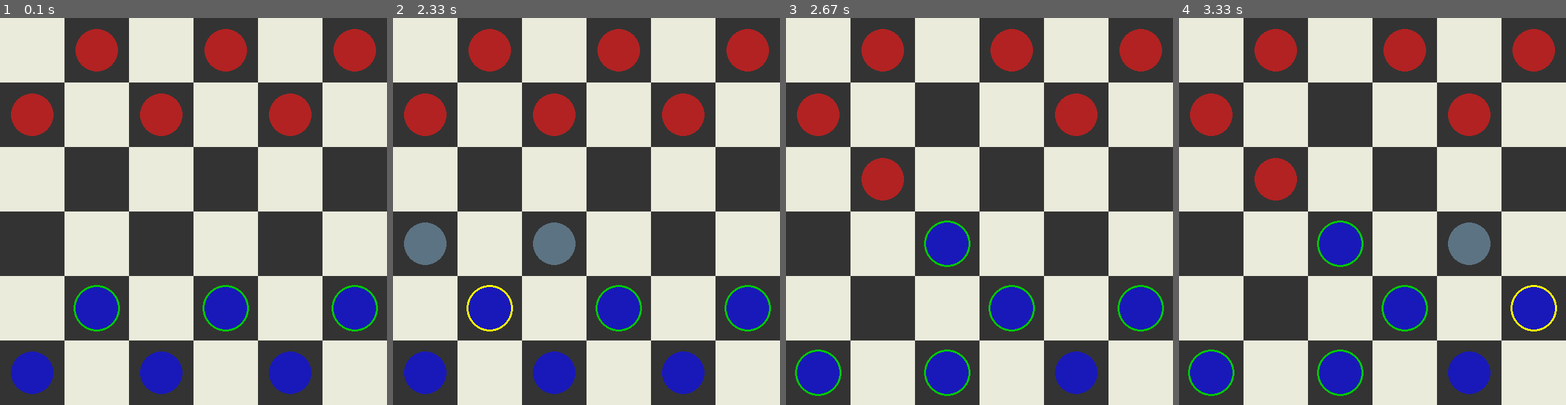
Above: before the commit, frames 1-4 (left to right).
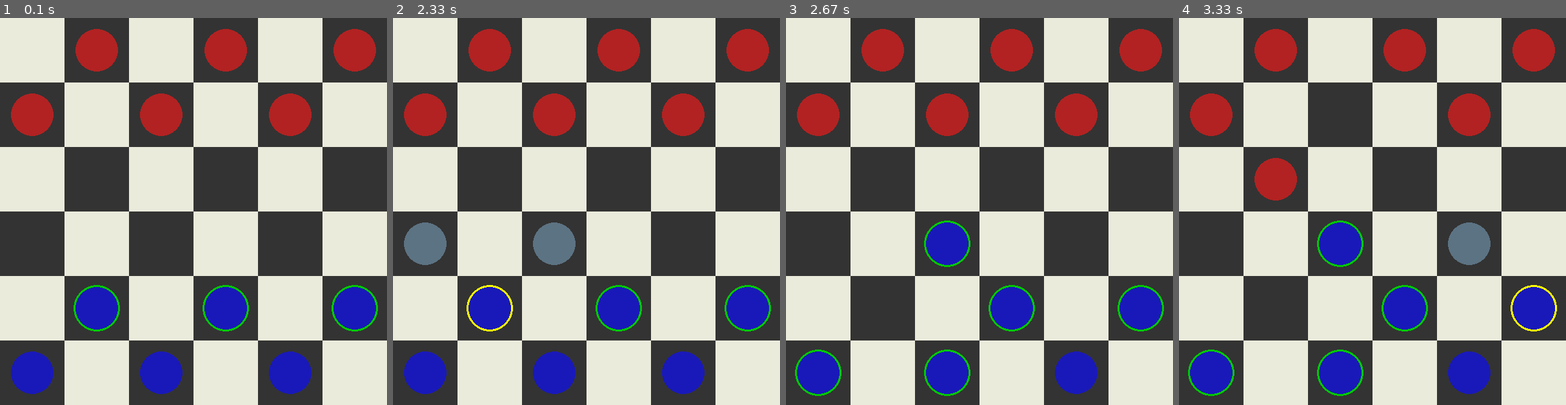
Above: after the commit, the same moments.

Repository: kibria30/minicheckers_pygame
Game: pygame game, started from main.py
The game is run twice, just before and just after one commit, with the same random seed, the same clock (stepped at 60 frames per second) and the same inputs.
Inputs (mouse positions are in pixels of both pictures, inside the frame that each line leads up to):
- Up to frame 1 (0.1 s): no input
- Up to frame 2 (2.33 s): click (625, 296) at 0.88 s; click (466, 304) at 1.22 s
- Up to frame 3 (2.67 s): click (979, 257) at 2.38 s
- Up to frame 4 (3.33 s): click (1507, 312) at 3.08 s

Frames 1-2 are identical in both runs. In frame 3, 1.9% of the frame differs, in the area x 19-48%, y 19-48%; in frame 4, nothing differs.

Commit message:
piece working nicely need to add king's functionality

Diff:
--- a/main.py
+++ b/main.py
@@ -80,7 +80,7 @@
         radius = SQUARE_SIZE // 3 + 3
         pygame.draw.circle(screen, SELECTED_PIECE, (x, y), radius, width=3)  # Hollow circle
 
-    for (row, col) in valid_move:
+    for (old_row, old_col, row, col) in valid_move:
         radius = SQUARE_SIZE // 3  # Smaller than a piece
         valid_move_surface = pygame.Surface((SQUARE_SIZE, SQUARE_SIZE), pygame.SRCALPHA)
         pygame.draw.circle(valid_move_surface, VALID_MOVE, (SQUARE_SIZE//2, SQUARE_SIZE//2), radius)
@@ -103,6 +103,13 @@
                         movable_pieces_set.add((row, col))
                     if col < COLS - 1 and board[row - 1][col + 1] == EMPTY:
                         movable_pieces_set.add((row, col))
+                 # jump move
+                if row > 1:
+                    if col > 1 and board[row - 2][col - 2] ==  EMPTY and (board[row - 1][col-1] == COM_PIECE or board[row - 1][col-1] == COM_KING):
+                        movable_pieces_set.add((row, col))
+                    if col < COLS - 2 and board[row - 2][col + 2] == EMPTY and (board[row - 1][col+1] == COM_PIECE or board[row - 1][col+1] == COM_KING):
+                        movable_pieces_set.add((row, col))
+
     movable_pieces = list(movable_pieces_set)
 
 
@@ -139,23 +146,20 @@
         print(row, col)
         piece = board[row][col]
         if selected_piece:
-            if (row, col) in valid_move:
-                board[row][col] = board[selected_piece[0]][selected_piece[1]]
-                board[selected_piece[0]][selected_piece[1]] = EMPTY
+            if (selected_piece[0], selected_piece[1], row, col) in valid_move:
+
+                if math.fabs(row - selected_piece[0]) == 1:
+                    board[row][col] = board[selected_piece[0]][selected_piece[1]]
+                    board[selected_piece[0]][selected_piece[1]] = EMPTY
+                elif math.fabs(row - selected_piece[0]) == 2:
+                    board[row][col] = board[selected_piece[0]][selected_piece[1]]
+                    board[selected_piece[0]][selected_piece[1]] = EMPTY
+                    board[(selected_piece[0]+row)//2][(selected_piece[1]+col)//2] = EMPTY    # taken opponent's piece
+
                 selected_piece = None
                 valid_move = []
+                movable_pieces = []
                 PLAYER_TURN = False
-
-
-                # if math.fabs(move[2] - move[0]) == 1:
-                #     board[move[2]][move[3]] = board[move[0]][move[1]]
-                #     board[move[0]][move[1]] = EMPTY
-                #     return board
-                # else:
-                #     board[move[2]][move[3]] = board[move[0]][move[1]]
-                #     board[move[0]][move[1]] = EMPTY
-                #     board[(move[0]+move[2])//2][(move[1]+move[3])//2] = EMPTY    # taken opponents piece
-                #     return board
 
 
 
@@ -164,16 +168,15 @@
                 valid_move = []
                 if row > 0:
                     if col > 0 and board[row - 1][col - 1] == EMPTY:
-                        valid_move.append((row - 1, col - 1))
+                        valid_move.append((row, col, row - 1, col - 1))
                     if col < COLS - 1 and board[row - 1][col + 1] == EMPTY:
-                        valid_move.append((row - 1, col + 1))
+                        valid_move.append((row, col, row - 1, col + 1))
                 # jump move
                 if row > 1:
                     if col > 1 and board[row - 2][col - 2] ==  EMPTY and (board[row - 1][col-1] == COM_PIECE or board[row - 1][col-1] == COM_KING):
-                        valid_move.append((row-2, col-2))
+                        valid_move.append((row, col, row-2, col-2))
                     if col < COLS - 2 and board[row - 2][col + 2] == EMPTY and (board[row - 1][col+1] == COM_PIECE or board[row - 1][col+1] == COM_KING):
-                        valid_move.append((row-2, col+2))
-
+                        valid_move.append((row, col, row-2, col+2))
 
                 print("Valid moves:", valid_move)
 
@@ -184,17 +187,17 @@
                 valid_move = []
                 if row > 0:
                     if col > 0 and board[row - 1][col - 1] == EMPTY:
-                        valid_move.append((row - 1, col - 1))
+                        valid_move.append((row, col, row - 1, col - 1))
                     if col < COLS - 1 and board[row - 1][col + 1] == EMPTY:
-                        valid_move.append((row - 1, col + 1))
+                        valid_move.append((row, col, row - 1, col + 1))
                 # jump move
                 if row > 1:
-                    if col > 1 and board[row - 2][col - 2] ==  EMPTY and (board[row - 1][col-1] == COM_PIECE or board[row - 1][col-1] == COM_KING):
+                    if (col > 1 and board[row - 2][col - 2] ==  EMPTY) and (board[row - 1][col-1] == COM_PIECE or board[row - 1][col-1] == COM_KING):
                         print("jump")
-                        valid_move.append((row-2, col-2))
+                        valid_move.append((row, col, row-2, col-2))
                     if col < COLS - 2 and board[row - 2][col + 2] == EMPTY and (board[row - 1][col+1] == COM_PIECE or board[row - 1][col+1] == COM_KING):
                         print("jump")
-                        valid_move.append((row-2, col+2))
+                        valid_move.append((row, col, row-2, col+2))
 
                 print("Valid moves:", valid_move)
 
@@ -212,6 +215,7 @@
                 playerPlay(event)
 
             else:
+                pygame.time.wait(500)
                 computerPlay()
 
 
